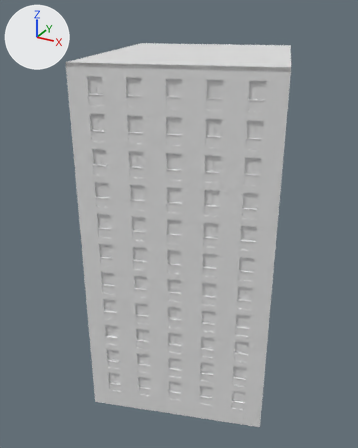
An edit to the glTF model public/assets/hasselby/bldg_028_point.glb, drawn before and after from the same camera.
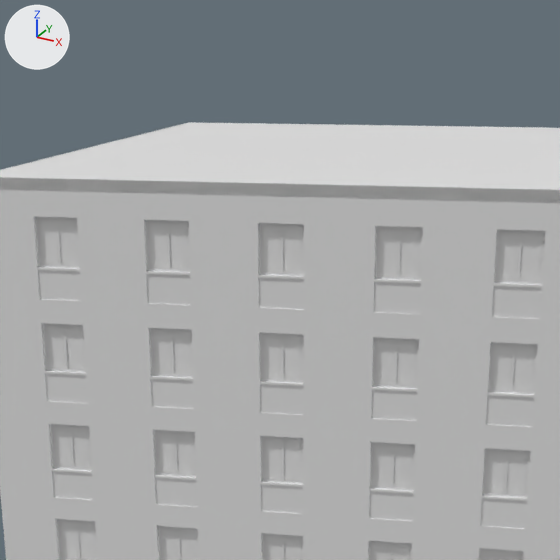
Each version is shown whole from a camera (50 mm lens) standing at (148.4, 117.9, 44.0) and looking at (125.7, 159.2, 23.3), then close up on the part from 21% to 76% of the width and 0% to 44% of the height. Arrows for +X, +Y and +Z are at upper left; the lights stay in place. The last two pictures show the newer version. Vertices at exactly the same position are counted once.

Names of what the first close-up shows: 'bldg_028_point'.
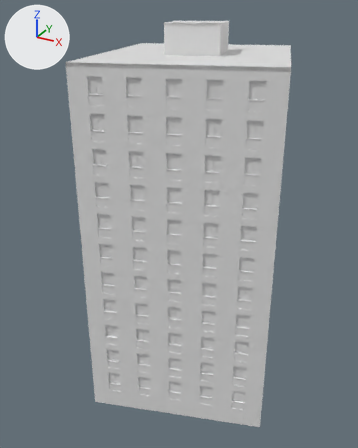
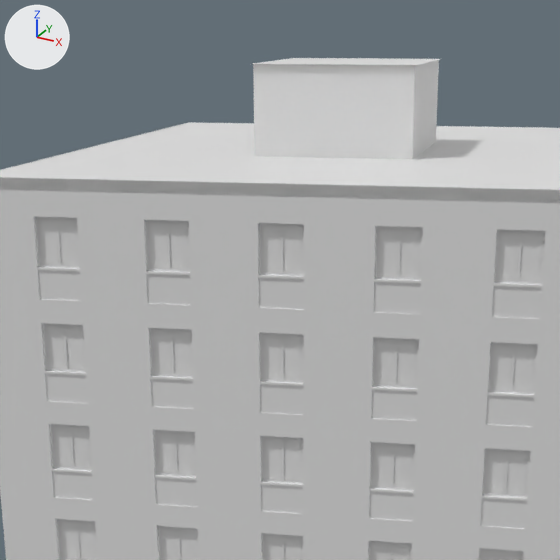
Boxes (x1, y1, x2, y2) around the edits, measured in the close-ups (560 x 560 px):
'bldg_028_point', reshaped: before (0, 122, 560, 560); after (0, 58, 560, 560)
part 1 of me_bldg_028_point, added: after (253, 60, 439, 159)
part 2 of me_bldg_028_point, added: after (252, 58, 440, 65)

The change in detail:
me_bldg_028_point is used by ob_bldg_028_point; location (0.0, 0.0, 0.0).
me_bldg_028_point had 8692 vertices, 9402 faces and spanned x 115.8..138.0, y 148.0..173.3, z 7.2..40.1.
me_bldg_028_point now has 8704 vertices, 9412 faces and spans x 115.8..138.0, y 148.0..173.3, z 7.2..42.7.
me_bldg_028_point part 1: the loose piece of 8 vertices spanning x 115.8..138.0, y 148.0..173.3, z 39.8..40.1 is copied, and the copy is scaled about its middle by (0.29, 0.3, 8.13), then moved by (0.0, 0.0, 1.4), in mat_render_cream (white #e7e7e7); it spans x 123.6..130.1, y 156.9..164.4, z 40.1..42.7.
me_bldg_028_point part 2: 4 vertices added at x 123.5..130.3, y 156.8..164.5, z 42.7.
